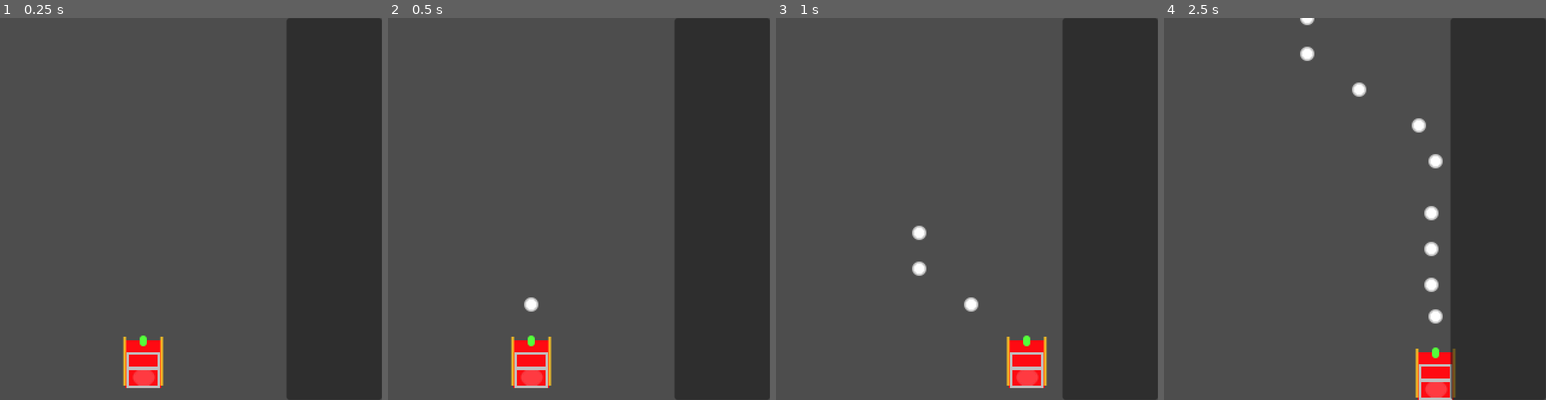
Above: before the commit, frames 1-4 (left to right).
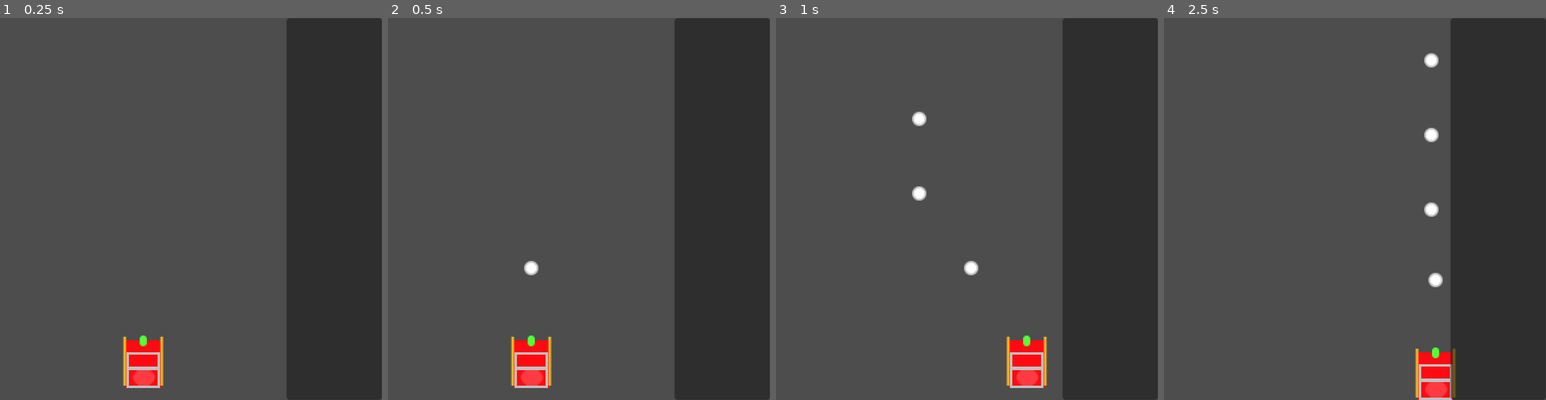
Above: after the commit, the same moments.

Repository: Zoidmania/gdex-2023-winter
Game: Godot game, scene res://stages/stage_north_america.tscn
The game is run twice, just before and just after one commit, with the same random seed, the same clock (stepped at 60 frames per second) and the same inputs. The engine's default icon, where the game draws it, is replaced by a stand-in: a white triangle on a blue panel in a dark square.
Inputs:
- Up to frame 1 (0.25 s): no input
- Up to frame 2 (0.5 s): no input
- Up to frame 3 (1 s): hold Right (santa_move_right) from 0.53 s (still down); tap Space (santa_shoot) at 0.6 s
- Up to frame 4 (2.5 s): release Right (santa_move_right) at 1.28 s; hold Down (santa_move_down) 1.28-2.03 s; tap Space (santa_shoot) at 1.35, 2.1 s; hold Right (santa_move_right) from 2.03 s (still down)

Frame 1 is identical in both runs. In frame 2, 0.2% of the frame differs, in the area x 35-40%, y 63-77%; in frame 3, 0.7%; in frame 4, 1.3%, in the area x 35-73%, y 0-80%.

Commit message:
remove the need for the move_stats resource for movement input

Diff:
--- a/src/components/move_input_component.gd
+++ b/src/components/move_input_component.gd
@@ -7,21 +7,21 @@
 
 
 @export var move_component: MoveComponent
-@export var move_stats: MoveStats
+@export var speed: int
 
 
 ## Called on input events.
 ##
 ## Since the player ship only moves horizontally, this function builds a velocity [Vector2] using
-## [member MoveInputComponent.move_stats]'s [member MoveStats.speed] value and sets
-## [member MoveInputComponent.move_component]'s [member MoveComponent.velocity] to it.
+## [member MoveInputComponent.speed] value and sets [member MoveInputComponent.move_component]'s
+## [member MoveComponent.velocity] to it.
 func _input(event: InputEvent) -> void:
 
-    var x_axis = Input.get_axis("ui_left", "ui_right")
-    var y_axis = Input.get_axis("ui_up", "ui_down")
+    var x_axis = Input.get_axis("santa_move_left", "santa_move_right")
+    var y_axis = Input.get_axis("santa_move_up", "santa_move_down")
     var velocity = Vector2(x_axis, y_axis)
 
     if velocity.length() > 0:
-        velocity = velocity.normalized() * move_stats.speed
+        velocity = velocity.normalized() * speed
 
     move_component.velocity = velocity
--- a/src/enemies/grey_goat.tscn
+++ b/src/enemies/grey_goat.tscn
@@ -27,5 +27,5 @@
 shape = SubResource("RectangleShape2D_we7jl")
 debug_color = Color(0.937255, 0.129412, 0.537255, 0.419608)
 
-[node name="MoveComponent" parent="." index="7"]
+[node name="MoveComponent" parent="." index="6"]
 velocity = Vector2(0, 40)
--- a/src/player/sleigh.tscn
+++ b/src/player/sleigh.tscn
@@ -6,7 +6,6 @@
 [ext_resource type="Script" path="res://components/destroyed_component.gd" id="6_lkdr4"]
 [ext_resource type="Script" path="res://components/move_component.gd" id="7_3bsw0"]
 [ext_resource type="Script" path="res://components/move_input_component.gd" id="8_47fyc"]
-[ext_resource type="Resource" uid="uid://o32mc2itor0f" path="res://player/sleigh_move_stats.tres" id="9_nfscu"]
 [ext_resource type="Script" path="res://components/position_clamp_component.gd" id="9_upmwn"]
 [ext_resource type="Script" path="res://components/spawner_component.gd" id="10_7c0i7"]
 [ext_resource type="Script" path="res://components/scale_component.gd" id="10_21hik"]
@@ -50,7 +49,7 @@
 [node name="MoveInputComponent" type="Node" parent="." node_paths=PackedStringArray("move_component")]
 script = ExtResource("8_47fyc")
 move_component = NodePath("../MoveComponent")
-move_stats = ExtResource("9_nfscu")
+speed = 200
 
 [node name="ScaleComponent" type="Node" parent="." node_paths=PackedStringArray("sprite")]
 script = ExtResource("10_21hik")
--- a/src/player/sleigh_move_stats.tres
+++ /dev/null
@@ -1,7 +0,0 @@
-[gd_resource type="Resource" script_class="MoveStats" load_steps=2 format=3 uid="uid://o32mc2itor0f"]
-
-[ext_resource type="Script" path="res://components/move_stats.gd" id="1_pbl15"]
-
-[resource]
-script = ExtResource("1_pbl15")
-speed = 200
--- a/src/projectiles/snowball_projectile.tscn
+++ b/src/projectiles/snowball_projectile.tscn
@@ -20,4 +20,4 @@
 
 [node name="MoveComponent" parent="." index="5" node_paths=PackedStringArray("actor")]
 actor = NodePath("..")
-velocity = Vector2(0, -120)
+velocity = Vector2(0, -250)
Not shown: 1 places in src/player/sleigh.tscn that only renumber resources
